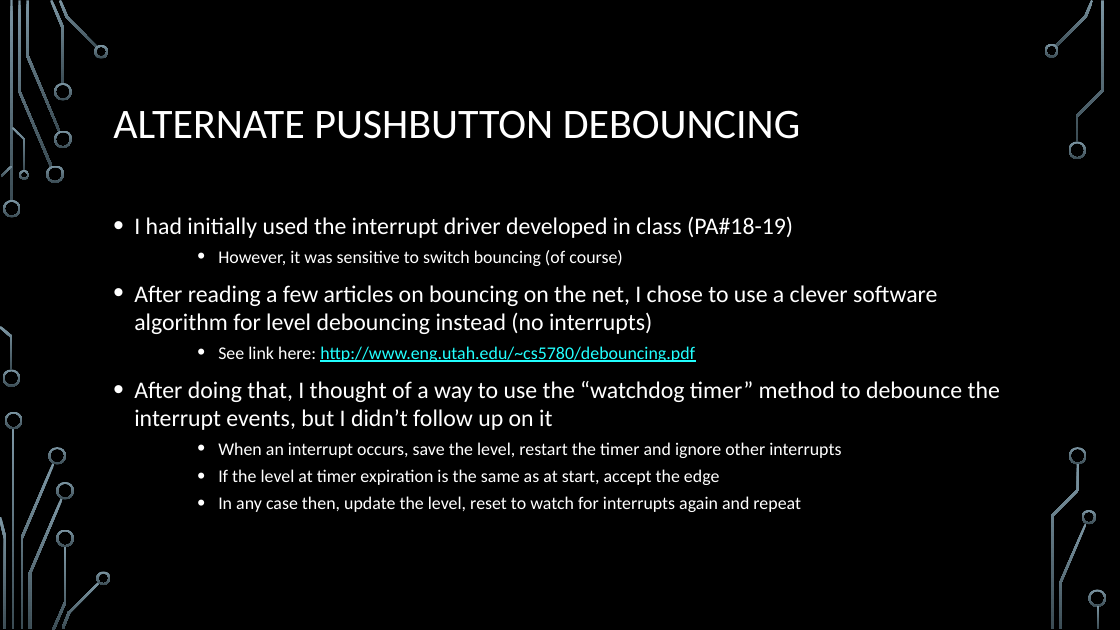
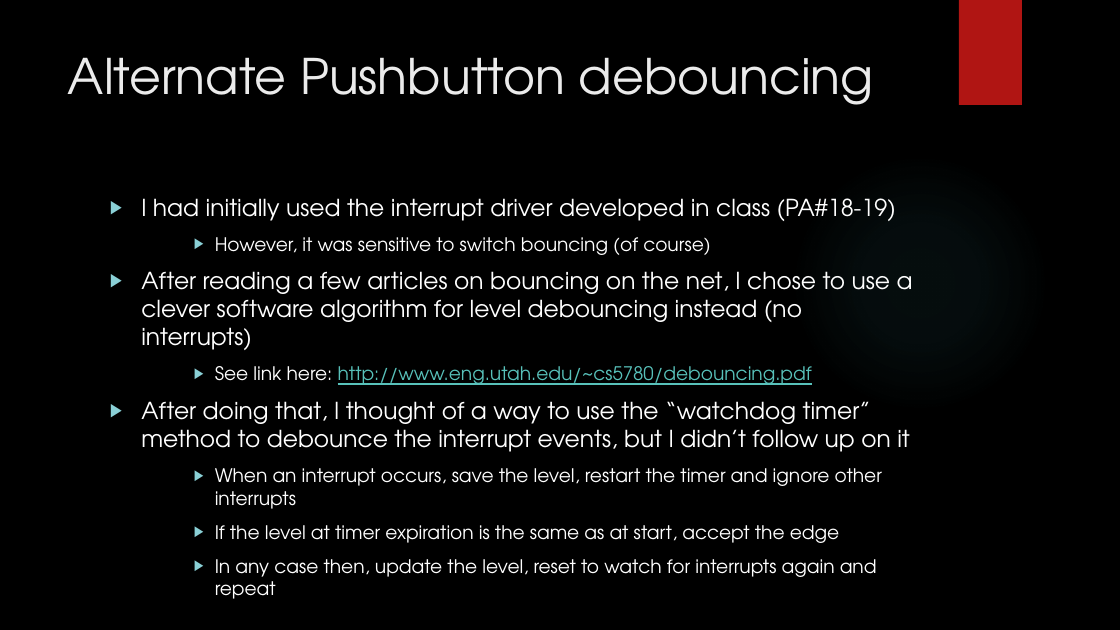
Before and after one commit to EmbeddedSystemClass/FinalProject5381, a slide deck: slide 19 of Final Project 5381.pptx (slide 18 before the commit). Drawn at 1120x630 pixels with LibreOffice and Linux fonts; fonts in the diff are those of the drawing; background and template pictures are left out. Boxes give left, top, right and bottom in pixels: in the first picture for what was removed or moved away, otherwise in the second. Text is boxed around its words. In the diff, an @@ line names an element or a change of style, - is before the commit and + after.

Commit message:
Table of ADC value translation as required. New skin Ion used.

```diff
--- a/Final Project 5381.pptx
+++ b/Final Project 5381.pptx
@@ rectangle added at <box>959,0,1022,105</box>, fill #B01513 @@
@@ title "Alternate Pushbutton debouncing" at <box>68,57,874,105</box>: vertical alignment middle to top @@
@@ title at <box>68,57,874,105</box>: text changed; size 36 to 42 pt; font Calibri to TeX Gyre Adventor; text colour #FFFFFF to #EBEBEB @@
-ALTERNATE PUSHBUTTON DEBOUNCING
+Alternate Pushbutton debouncing
@@ ellipse added at <box>791,154,1049,413</box>, fill gradient #50B9C1 @@
@@ text "I had initially used the ...": place and size @@
-text "I had initially used the ..." at <box>134,217,1000,512</box>
+text "I had initially used the ..." at <box>141,198,913,577</box>
@@ text "I had initially used the ..." at <box>141,198,913,577</box>: size 20.4 to 20 pt in "I had initially used the interrupt driver ...", "After reading a few articles on bouncing ...", "After doing that, I thought of a ..."; font Calibri to TeX Gyre Adventor; size 15.3 to 16 pt in "However, it was sensitive to switch bouncing ...", "See link here: http://www.eng.utah.edu/~cs5780/debouncing.pd ...", "When an interrupt occurs, save the level, ...", "If the level at timer expiration is ..." and 1 more places; text colour #22FFFF to #58C1BA in "http://www.eng.utah.edu/~cs5780/debouncing.pdf"; bullet • to ▶; more space between paragraphs @@
@@ group removed at <box>0,0,1107,630</box>: 33 freeform shapes, 3 rectangles @@
```
Also in this commit, not shown: 43 other slides changed, 1 slide added.
